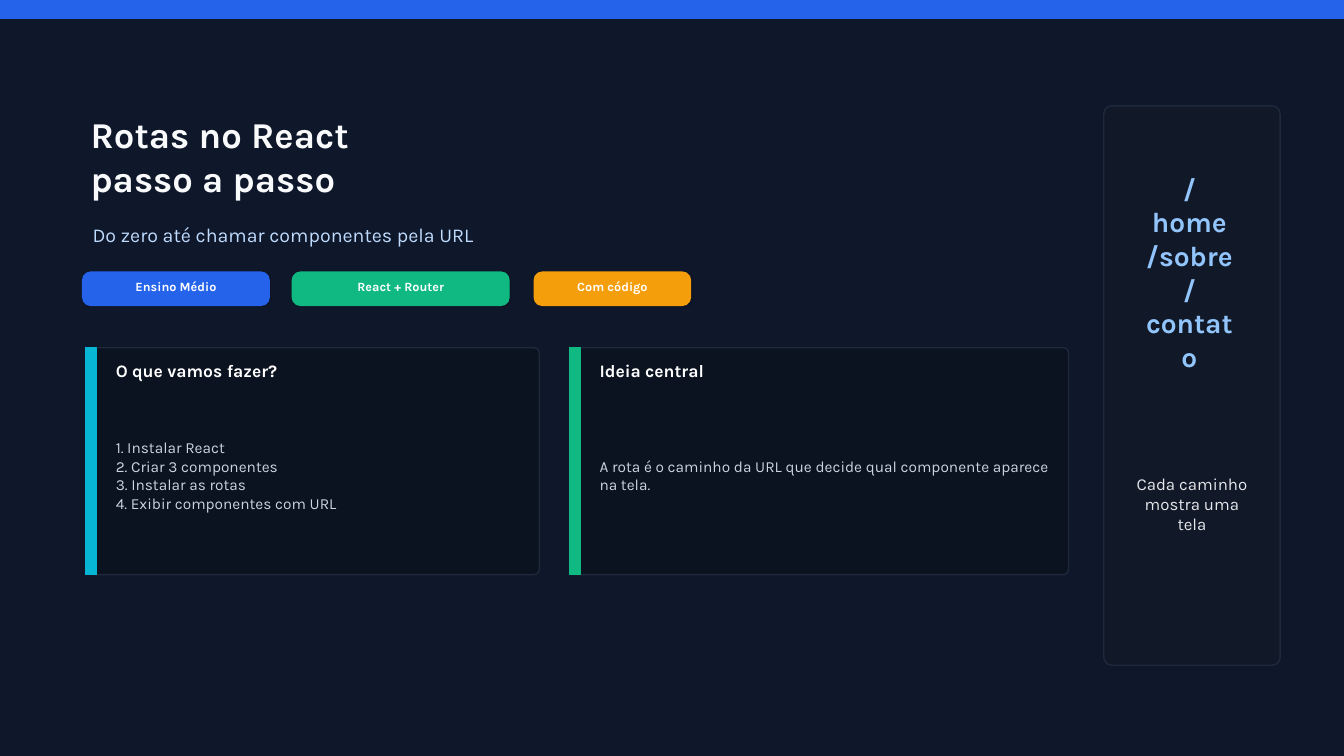
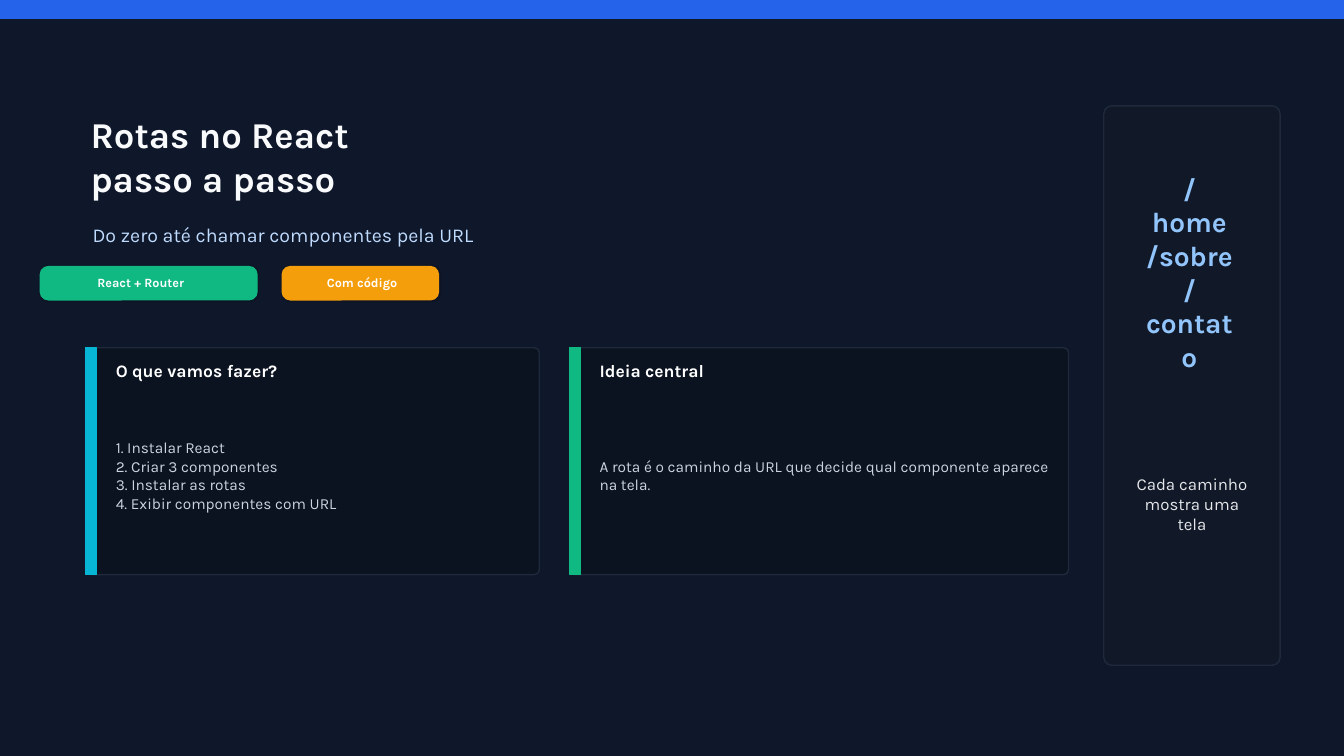
Before and after one commit to italo2403/Aula_09_03_3-B, a slide deck: slide 1 of rotas_react_passo_a_passo_atualizado.pptx. Drawn at 1344x756 pixels with LibreOffice and Linux fonts; fonts in the diff are those of the drawing. Boxes give left, top, right and bottom in pixels: in the first picture for what was removed or moved away, otherwise in the second. Text is boxed around its words. In the diff, an @@ line names an element or a change of style, - is before the commit and + after.

Commit message:
Atualização dos códigos e Slide

```diff
--- a/rotas_react_passo_a_passo_atualizado.pptx
+++ b/rotas_react_passo_a_passo_atualizado.pptx
@@ 2 rounded rectangles, 1 text moved together from (x1=292, y1=272, x2=691, y2=306) to (x1=40, y1=267, x2=439, y2=300) @@
@@ text "React + Router" moved from (x1=357, y1=282, x2=444, y2=291) to (x1=97, y1=278, x2=184, y2=287) @@
@@ rounded rectangle removed at (x1=83, y1=272, x2=269, y2=306) @@
@@ text removed at (x1=135, y1=281, x2=217, y2=291) @@
-Ensino Médio
```
Also in this commit, not shown: 5 other slides changed, 1 other file.
